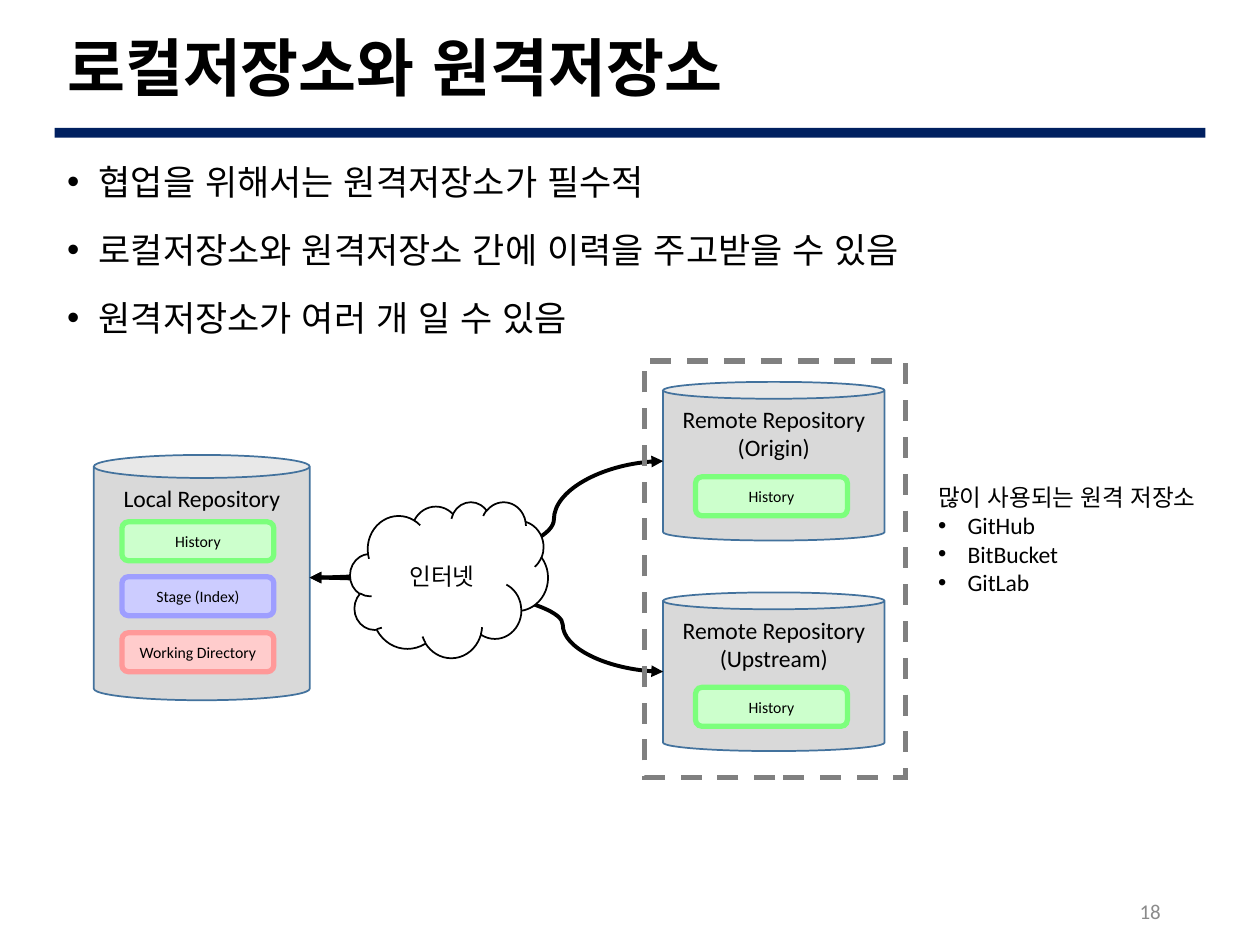
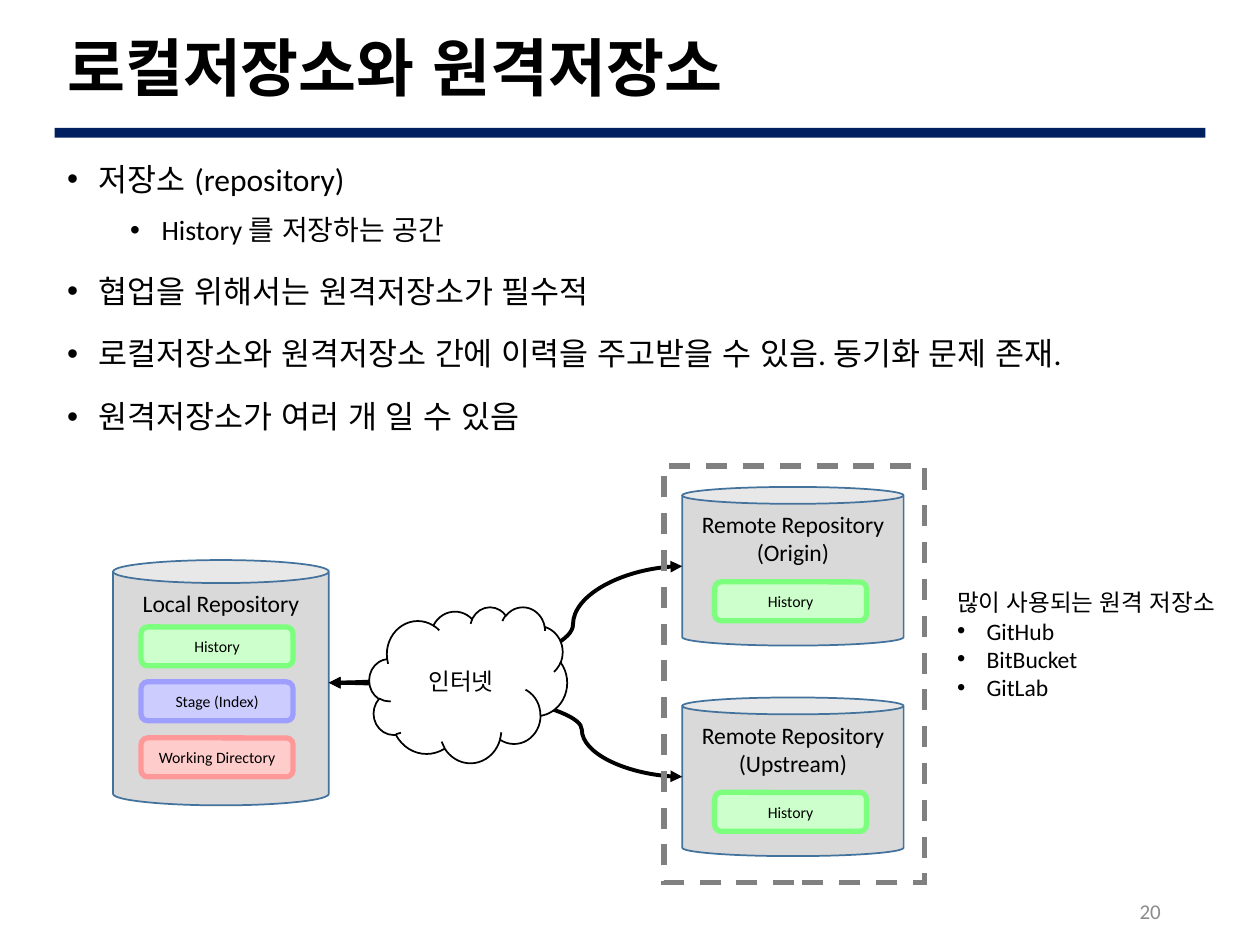
Before and after one commit to JBNU-JEduTools/osscourse, a slide deck: slide 20 of Slides 2020/5. Git 초급.pptx (slide 18 before the commit). Drawn at 1260x945 pixels with LibreOffice and Linux fonts; fonts in the diff are those of the drawing; background and template pictures are left out. Boxes give left, top, right and bottom in pixels: in the first picture for what was removed or moved away, otherwise in the second. Text is boxed around its words. In the diff, an @@ line names an element or a change of style, - is before the commit and + after.

```diff
--- a/Slides 2020/5. Git 초급.pptx
+++ b/Slides 2020/5. Git 초급.pptx
@@ text at box(99, 165, 444, 245): paragraphs added @@
+• 저장소 (repository)
+  • History 를 저장하는 공간
@@ text at box(99, 276, 589, 431): size 20 to 18 pt in "협업을 위해서는 원격저장소가 필수적", "원격저장소가 여러 개 일 수 있음" @@
@@ text at box(99, 339, 1062, 368): text changed; size 20 to 18 pt @@
-• 로컬저장소와 원격저장소 간에 이력을 주고받을 수 있음
+• 로컬저장소와 원격저장소 간에 이력을 주고받을 수 있음. 동기화 문제 존재.
@@ 5 rounded rectangles, 3 cylinders, 2 curved double arrows, 1 text, 1 cloud, 1 rectangle: place and size @@
-5 rounded rectangles, 3 cylinders, 2 curved double arrows, 1 text, 1 cloud, 1 rectangle at box(94, 360, 1196, 776)
+5 rounded rectangles, 3 cylinders, 2 curved double arrows, 1 text, 1 cloud, 1 rectangle at box(113, 466, 1215, 882)
@@ page number at box(1140, 905, 1161, 919): text changed @@
-18
+20
```
Also in this commit, not shown: 13 other slides changed, 4 other files.
